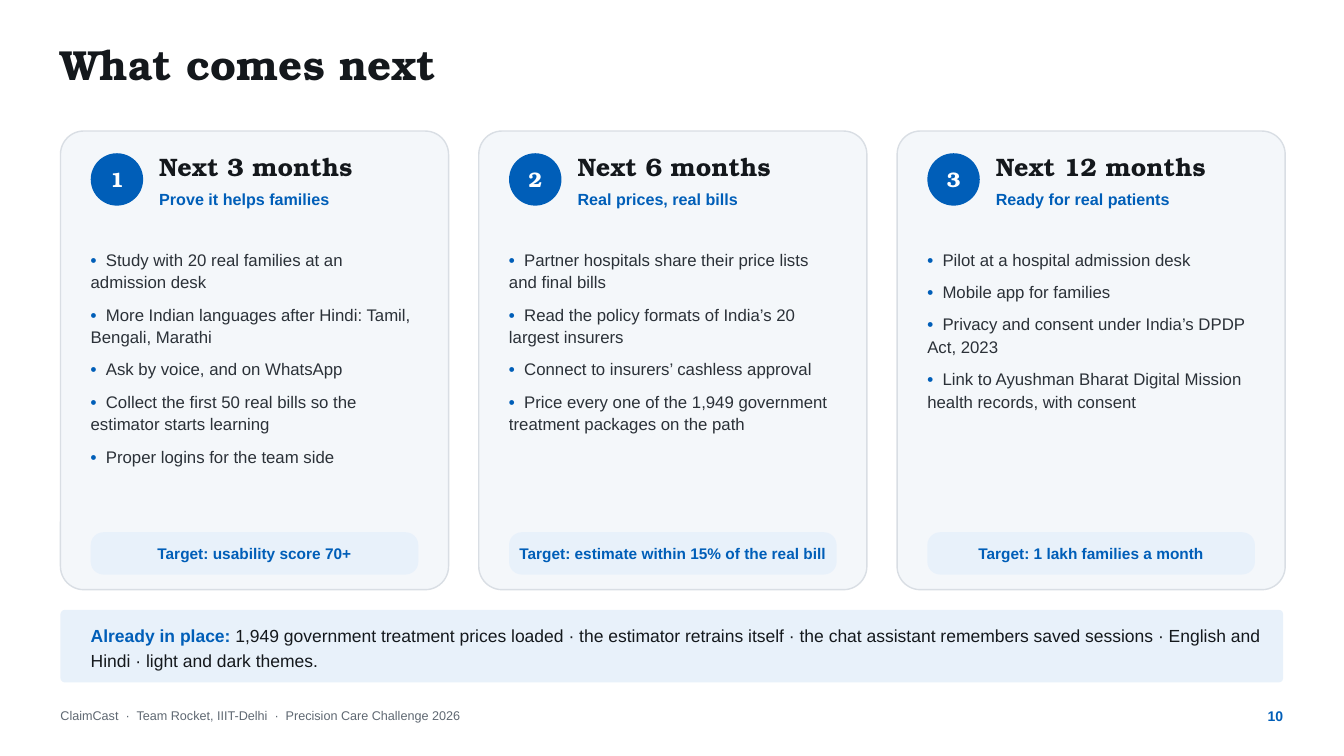
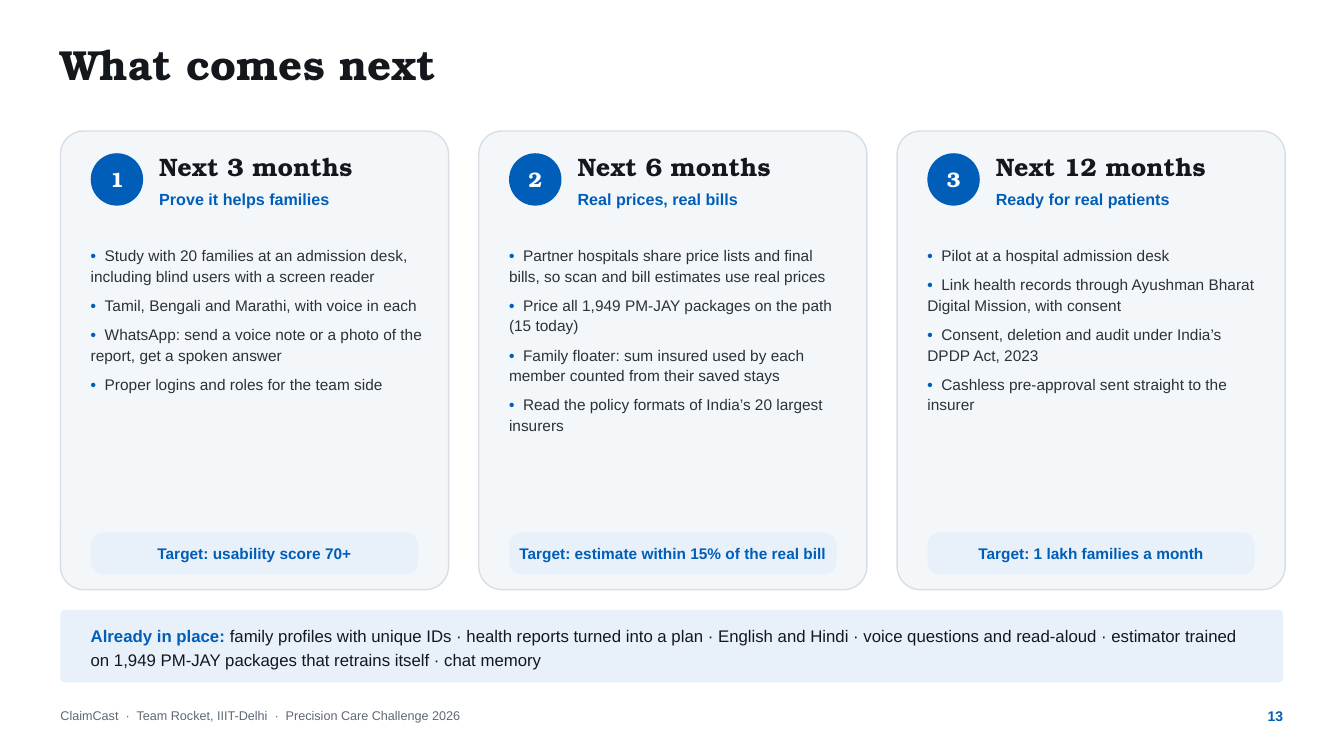
Before and after one commit to aniket-3001/ClaimCast, a slide deck: slide 13 of presentation deck/ClaimCast - Pitch Deck.pptx (slide 10 before the commit). Drawn at 1344x756 pixels with LibreOffice and Linux fonts; fonts in the diff are those of the drawing. Boxes give left, top, right and bottom in pixels: in the first picture for what was removed or moved away, otherwise in the second. Text is boxed around its words. In the diff, an @@ line names an element or a change of style, - is before the commit and + after.

```diff
--- a/presentation deck/ClaimCast - Pitch Deck.pptx
+++ b/presentation deck/ClaimCast - Pitch Deck.pptx
@@ text at (91, 250, 421, 393): text changed; size 12 to 11 pt @@
-• Study with 20 real families at an admission desk
-• More Indian languages after Hindi: Tamil, Bengali, Marathi
-• Ask by voice, and on WhatsApp
-• Collect the first 50 real bills so the estimator starts learning
-• Proper logins for the team side
+• Study with 20 families at an admission desk, including blind users with a screen reader
+• Tamil, Bengali and Marathi, with voice in each
+• WhatsApp: send a voice note or a photo of the report, get a spoken answer
+• Proper logins and roles for the team side
@@ text at (509, 250, 832, 384): text changed; size 12 to 11 pt @@
-• Partner hospitals share their price lists and final bills
+• Partner hospitals share price lists and final bills, so scan and bill estimates use real prices
+• Price all 1,949 PM-JAY packages on the path (15 today)
+• Family floater: sum insured used by each member counted from their saved stays
@@ text at (941, 250, 1170, 264): size 12 to 11 pt in "• Pilot at a hospital admission desk"; less space between paragraphs @@
@@ text at (927, 279, 1254, 410): text changed; size 12 to 11 pt @@
-• Mobile app for families
-• Privacy and consent under India’s DPDP Act, 2023
-• Link to Ayushman Bharat Digital Mission health records, with consent
+• Link health records through Ayushman Bharat Digital Mission, with consent
+• Consent, deletion and audit under India’s DPDP Act, 2023
+• Cashless pre-approval sent straight to the insurer
@@ text at (509, 363, 828, 434): paragraphs removed @@
-• Connect to insurers’ cashless approval
-• Price every one of the 1,949 government treatment packages on the path
@@ text at (509, 399, 822, 431): size 12 to 11 pt in "• Read the policy formats of India’s ..."; less space between paragraphs @@
@@ text at (91, 630, 1236, 670): text changed; size 12.5 to 12 pt @@
-Already in place: 1,949 government treatment prices loaded · the estimator retrains itself · the chat assistant remembers saved sessions · English and Hindi · light and dark themes.
+Already in place: family profiles with unique IDs · health reports turned into a plan · English and Hindi · voice questions and read-aloud · estimator trained on 1,949 PM-JAY packages that retrains itself · chat memory
@@ text at (1268, 711, 1284, 721): text changed @@
-10
+13
```
Also in this commit, not shown: 5 other slides changed, 5 slides added, 2 slides removed, 7 other files.
